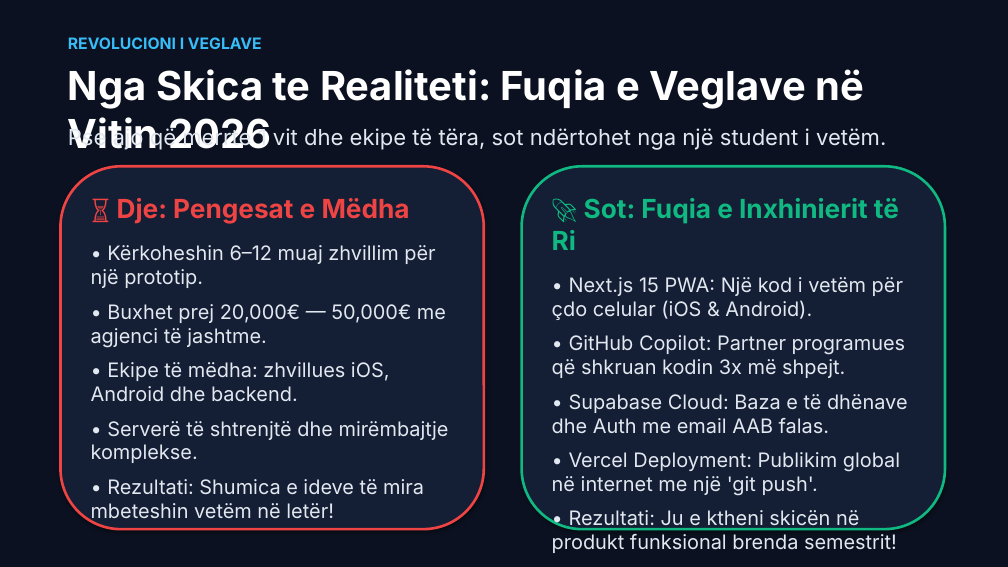
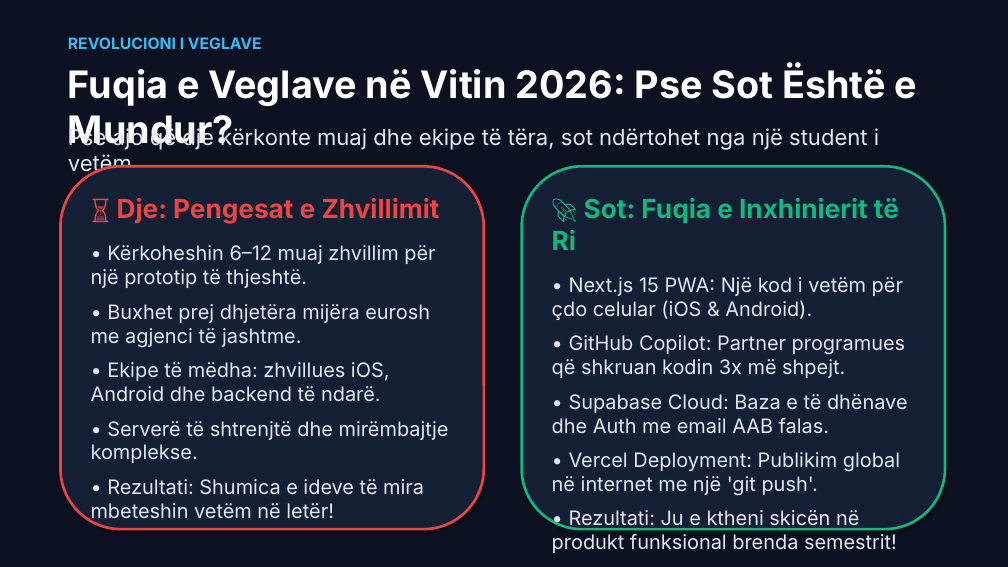
Before and after one commit to arbenl/arbenl.github.io, a slide deck: slide 8 of Jave1_Hyrje_Nextjs_PWA_Copilot_2026.pptx (slide 3 before the commit). Drawn at 1008x567 pixels with LibreOffice and Linux fonts; fonts in the diff are those of the drawing. Boxes give left, top, right and bottom in pixels: in the first picture for what was removed or moved away, otherwise in the second. Text is boxed around its words. In the diff, an @@ line names an element or a change of style, - is before the commit and + after.

```diff
--- a/Jave1_Hyrje_Nextjs_PWA_Copilot_2026.pptx
+++ b/Jave1_Hyrje_Nextjs_PWA_Copilot_2026.pptx
@@ text at (68, 66, 917, 106): text changed; size 38 to 36 pt @@
-Nga Skica te Realiteti: Fuqia e Veglave në Vitin 2026
+Fuqia e Veglave në Vitin 2026: Pse Sot Është e Mundur?
@@ text at (68, 126, 879, 177): text changed @@
-Pse ajo që merrte 1 vit dhe ekipe të tëra, sot ndërtohet nga një student i vetëm.
+Pse ajo që dje kërkonte muaj dhe ekipe të tëra, sot ndërtohet nga një student i vetëm.
@@ text at (91, 198, 440, 402): text changed @@
-⏳ Dje: Pengesat e Mëdha
-• Kërkoheshin 6–12 muaj zhvillim për një prototip.
-• Buxhet prej 20,000€ — 50,000€ me agjenci të jashtme.
-• Ekipe të mëdha: zhvillues iOS, Android dhe backend.
+⏳ Dje: Pengesat e Zhvillimit
+• Kërkoheshin 6–12 muaj zhvillim për një prototip të thjeshtë.
+• Buxhet prej dhjetëra mijëra eurosh me agjenci të jashtme.
+• Ekipe të mëdha: zhvillues iOS, Android dhe backend të ndarë.
```
Also in this commit, not shown: 17 other slides changed, 2 slides added, 1 slide removed, 1 other file.
